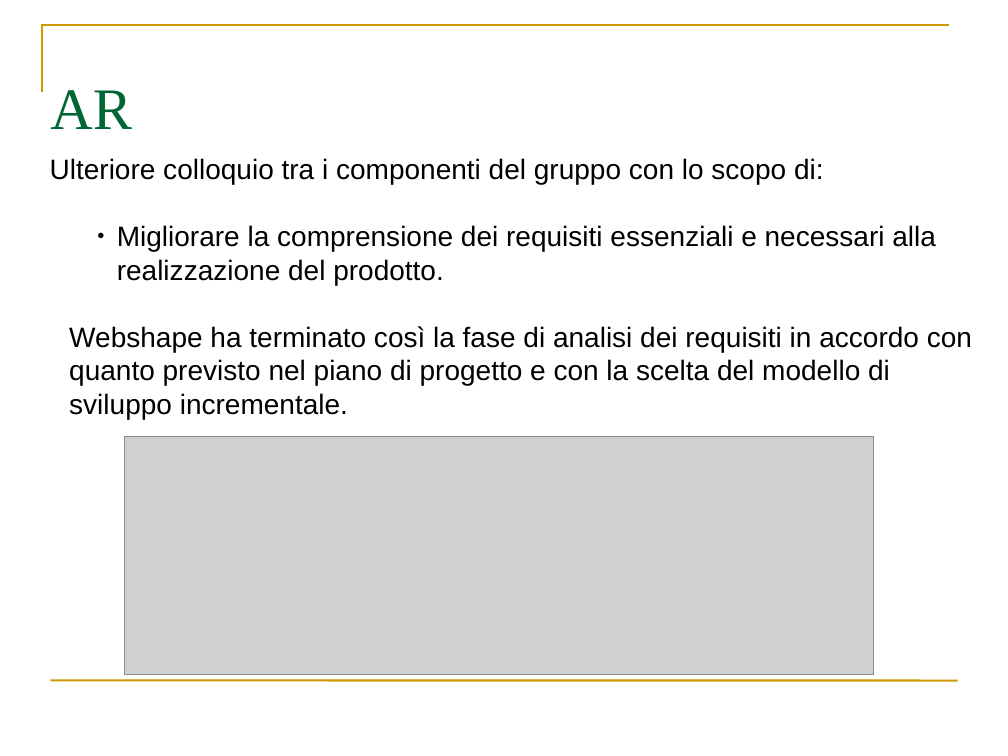
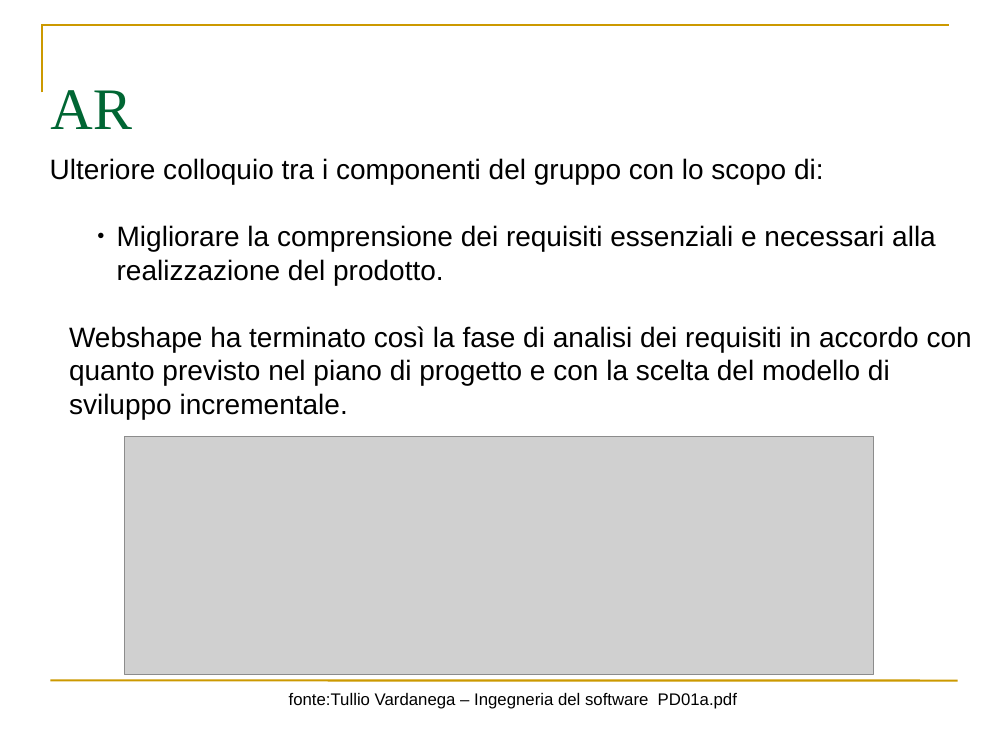
Before and after one commit to webshape/ajaxdraw, a slide deck: slide 1 of doc/PresentazioneRPP/PresentazioneRA.ppt. Drawn at 1008x756 pixels with LibreOffice and Linux fonts; fonts in the diff are those of the drawing; grey boxes stand for pictures. Boxes give left, top, right and bottom in pixels: in the first picture for what was removed or moved away, otherwise in the second. Text is boxed around its words. In the diff, an @@ line names an element or a change of style, - is before the commit and + after.

```diff
--- a/doc/PresentazioneRPP/PresentazioneRA.ppt
+++ b/doc/PresentazioneRPP/PresentazioneRA.ppt
@@ text added at [289,693,737,709], 12 pt, text #000000 @@
+fonte:Tullio Vardanega – Ingegneria del software PD01a.pdf
```
Also in this commit, not shown: 1 other file.
